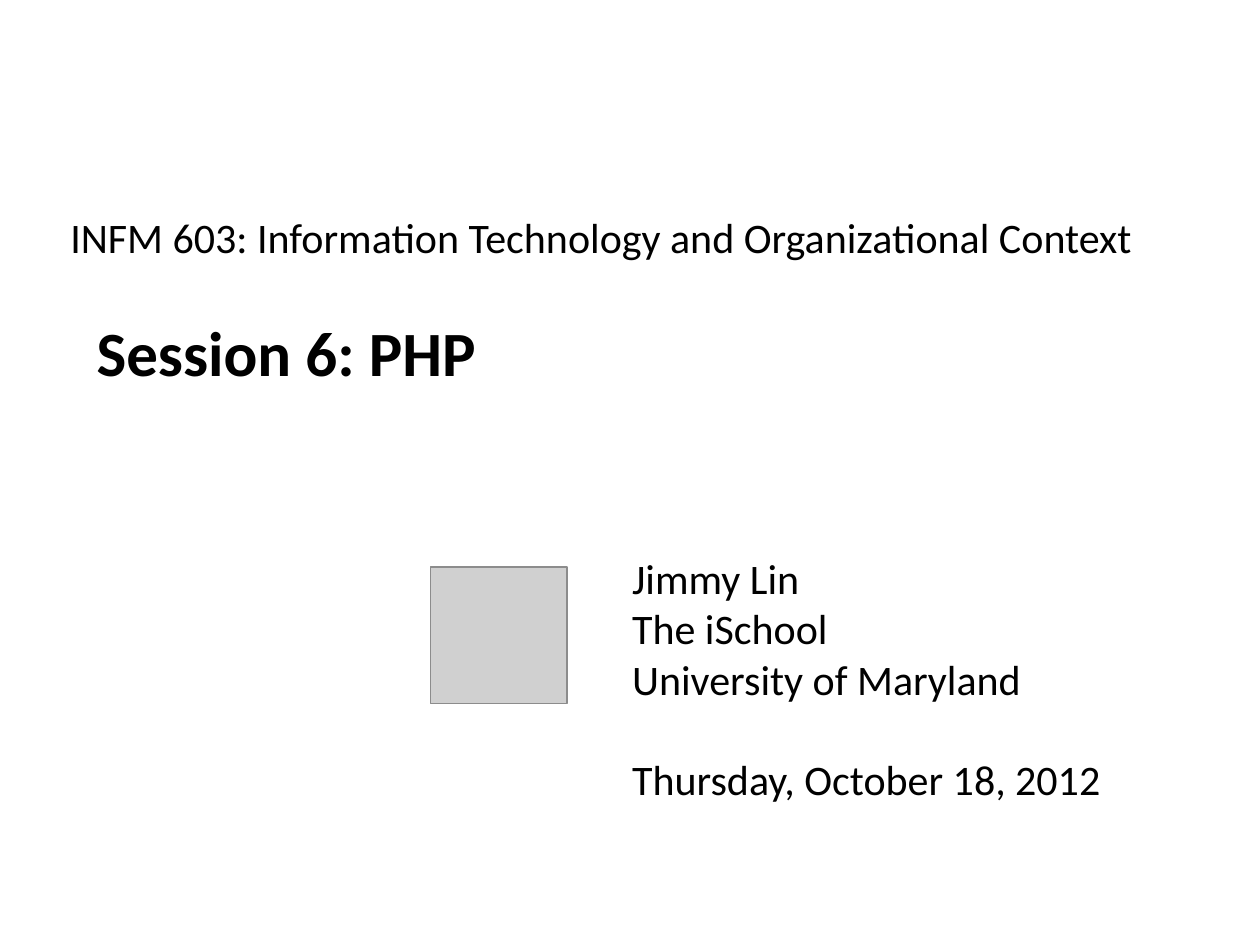
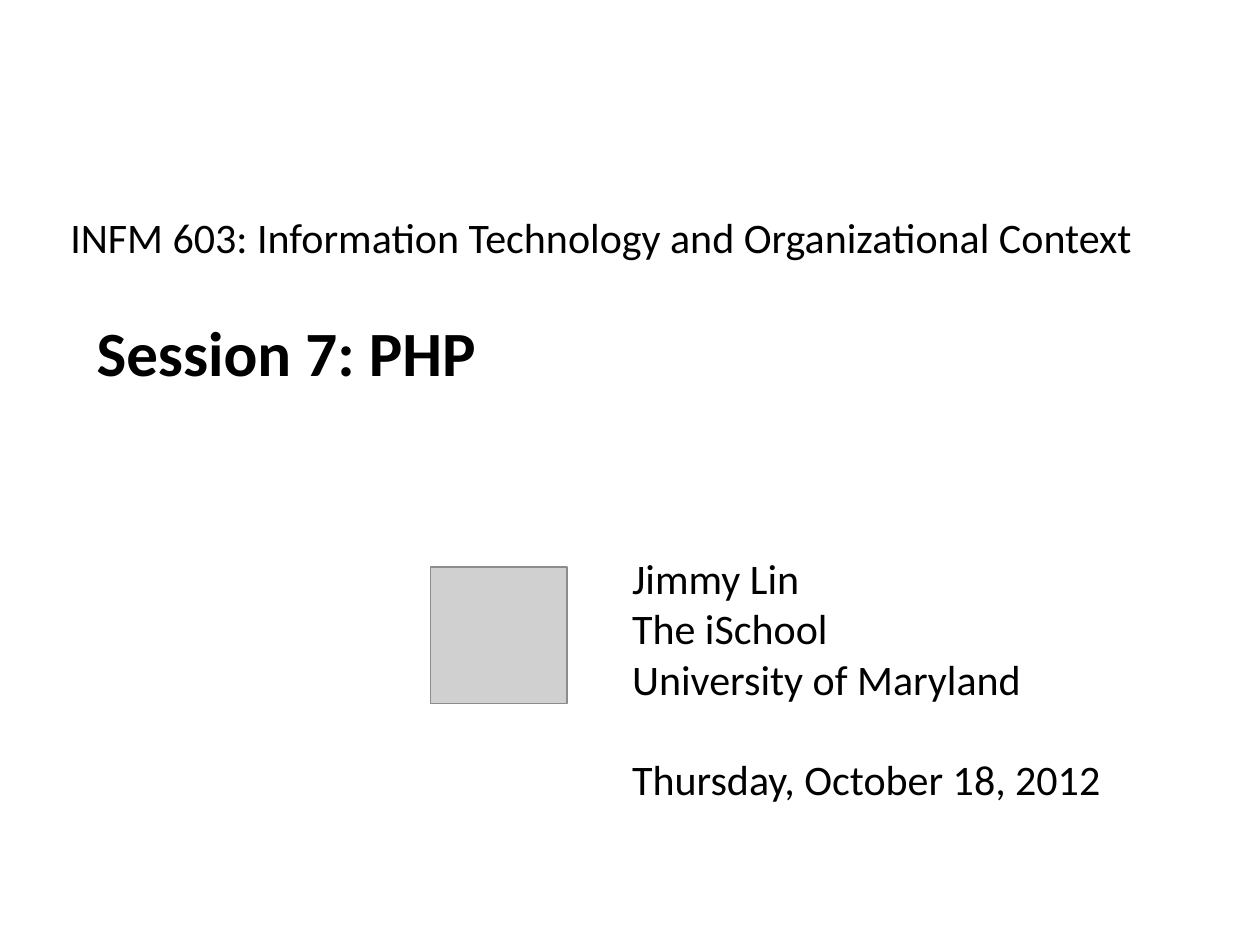
Before and after one commit to lintool/UMD-courses, a slide deck: slide 1 of slides/session07.pptx. Drawn at 1260x945 pixels with LibreOffice and Linux fonts; fonts in the diff are those of the drawing; grey boxes stand for pictures. Boxes give left, top, right and bottom in pixels: in the first picture for what was removed or moved away, otherwise in the second. Text is boxed around its words. In the diff, an @@ line names an element or a change of style, - is before the commit and + after.

```diff
--- a/slides/session07.pptx
+++ b/slides/session07.pptx
@@ text at <box>97,331,476,377</box>: text changed @@
-Session 6: PHP
+Session 7: PHP
```
Also in this commit, not shown: 5 other files.
